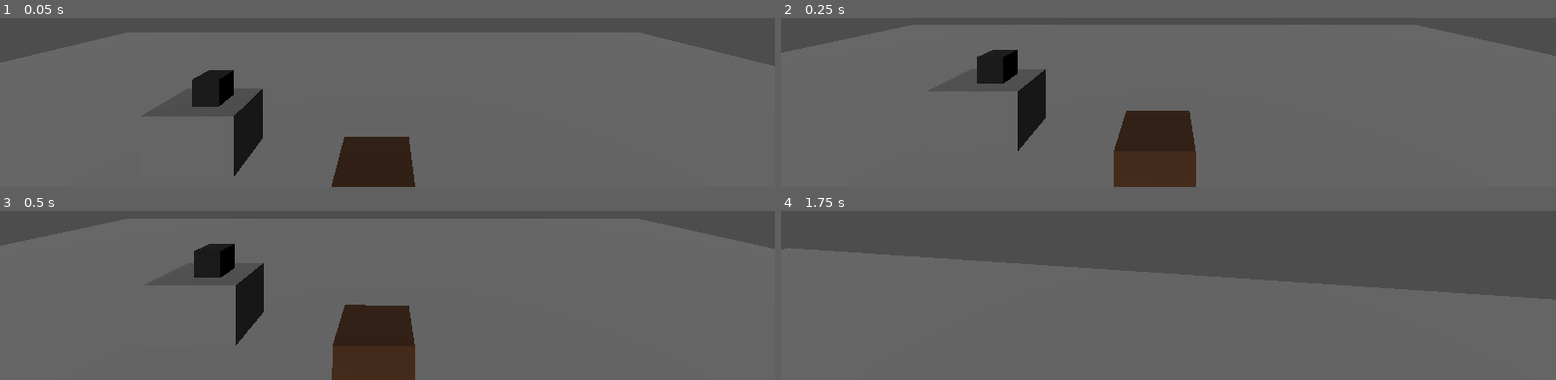
Above: before the commit, frames 1-4 (two rows, left to right).
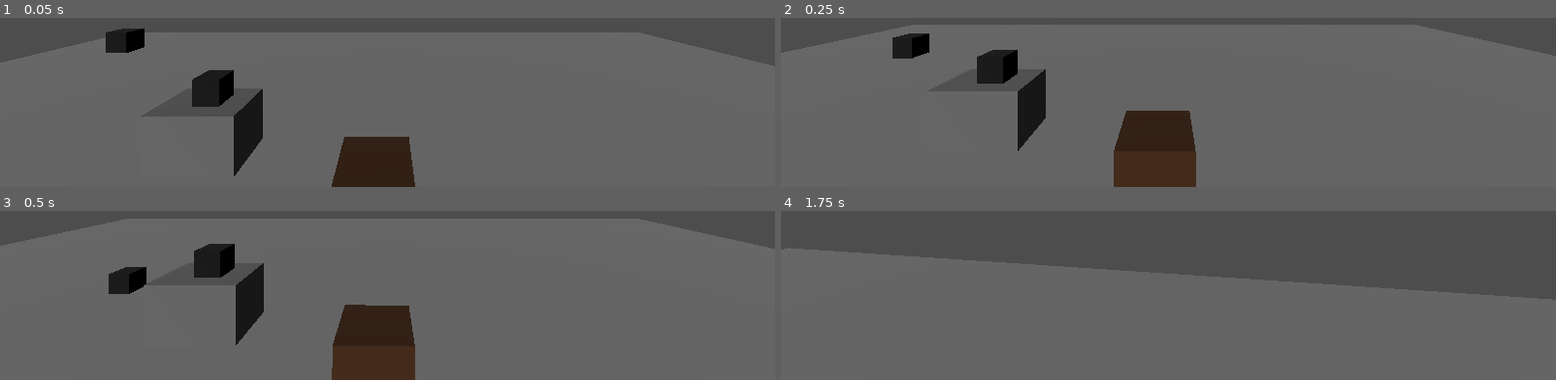
Above: after the commit, the same moments.

Repository: MerlinDaWizard/Dreadshaft
Game: Godot game, scene res://MerlinTestScene.tscn
The game is run twice, just before and just after one commit, with the same random seed, the same clock (stepped at 60 frames per second) and the same inputs.
Inputs (mouse positions are in pixels of both pictures, inside the frame that each line leads up to):
- Up to frame 1 (0.05 s): no input
- Up to frame 2 (0.25 s): no input
- Up to frame 3 (0.5 s): no input
- Up to frame 4 (1.75 s): move the mouse to (outside the picture) at 0.52 s; hold W (forward) from 0.53 s (still down); tap E (interact) at 0.6 s; tap Space (jump) at 0.77, 1.52 s; move the mouse to (outside the picture) at 1.27 s; tap Shift (sprint) at 1.35 s

The runs differ from the first frame. In frame 1, 0.7% of the frame differs, in the area x 13-19%, y 6-21%; in frame 2, 0.6%; in frame 3, 0.7%, in the area x 14-19%, y 33-50%; in frame 4, nothing differs.

Commit message:
Alter force detch code

Diff:
--- a/Items/RecordPlayer/RecordPlayer.gd
+++ b/Items/RecordPlayer/RecordPlayer.gd
@@ -23,9 +23,6 @@
 	if record is PickupableProp:
 		var prop := record as PickupableProp
 		if prop.prop_container:
-			# remove from player
-			prop.prop_container.get_parent().get_parent().get_parent().held_object = null
-			# remove from prop itself
 			prop.detach()
 
 	# Disable collisions for the record
--- a/MerlinTestScene.tscn
+++ b/MerlinTestScene.tscn
@@ -17,6 +17,10 @@
 transform = Transform3D(0.805412, 0, 0, 0, 0.531627, 0, 0, 0, 0.563352, -1.64829, -0.121216, -0.794105)
 use_collision = true
 material = SubResource("StandardMaterial3D_0n882")
+
+[node name="Record2" parent="." instance=ExtResource("1_yx4hq")]
+transform = Transform3D(1, 0, 0, 0, 1, 0, 0, 0, 1, -3.20168, 0.539194, -1.61104)
+audio_file = "res://better-day-186374.mp3"
 
 [node name="Record1" parent="." instance=ExtResource("1_yx4hq")]
 transform = Transform3D(1, 0, 0, 0, 1, 0, 0, 0, 1, -1.60084, 0.269597, -0.805519)
